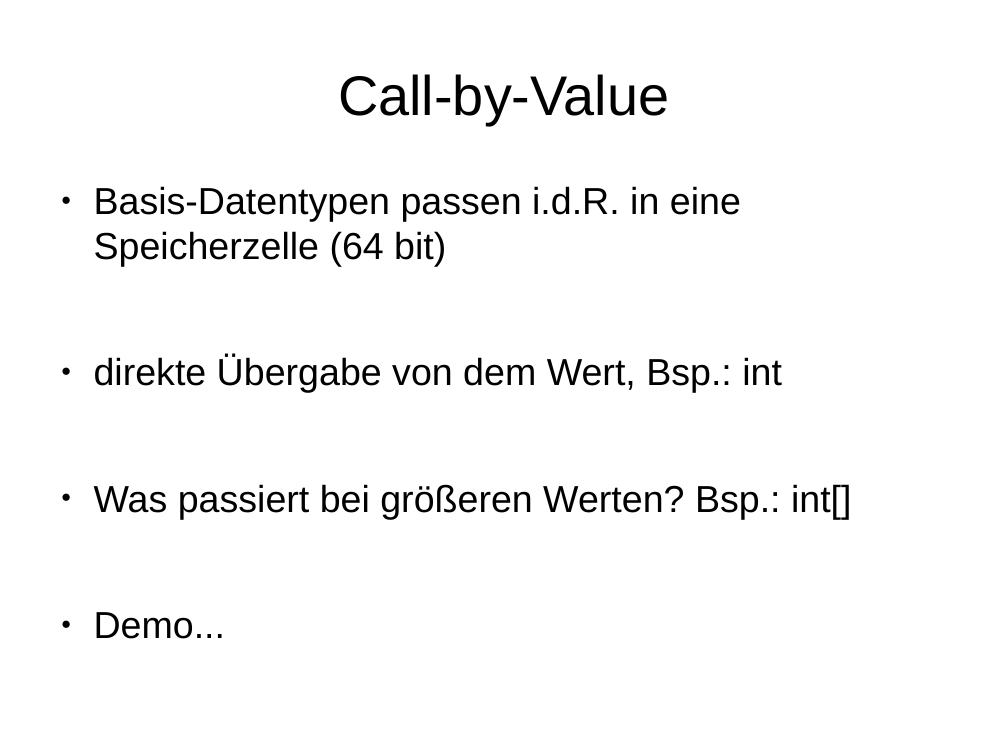
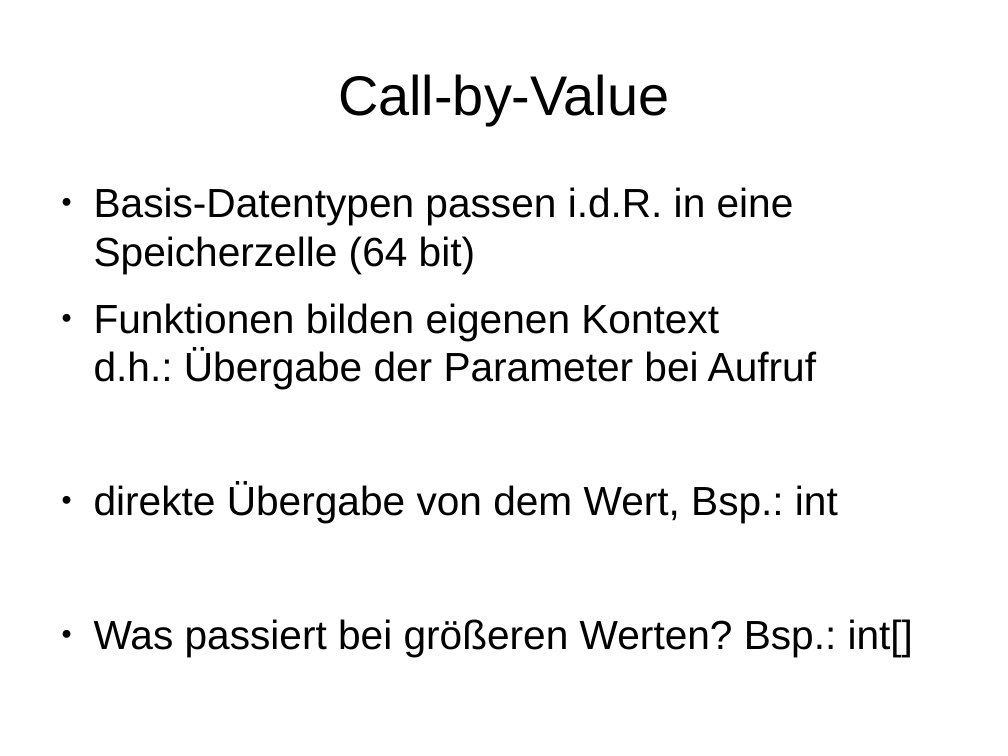
Before and after one commit to mn-io/hello-java, a slide deck: slide 29 of Vorlesung.odp. Drawn at 1008x756 pixels with LibreOffice and Linux fonts; fonts in the diff are those of the drawing. Boxes give left, top, right and bottom in pixels: in the first picture for what was removed or moved away, otherwise in the second. Text is boxed around its words. In the diff, an @@ line names an element or a change of style, - is before the commit and + after.

```diff
--- a/Vorlesung.odp
+++ b/Vorlesung.odp
@@ text at <box>94,187,913,656</box>: paragraph removed @@
-● Demo...
@@ text at <box>94,187,913,656</box>: size 29.6 to 32 pt in "Basis-Datentypen passen i.d.R. in eine Speicherzelle (64 ...", "direkte Übergabe von dem Wert, Bsp.: int", "Was passiert bei größeren Werten? Bsp.: int[]" @@
@@ text at <box>94,303,816,389</box>: paragraph added @@
+● Funktionen bilden eigenen Kontext
+  d.h.: Übergabe der Parameter bei Aufruf
```
Also in this commit, not shown: 7 other slides changed, 7 slides added, 3 slides removed, 1 other file.
